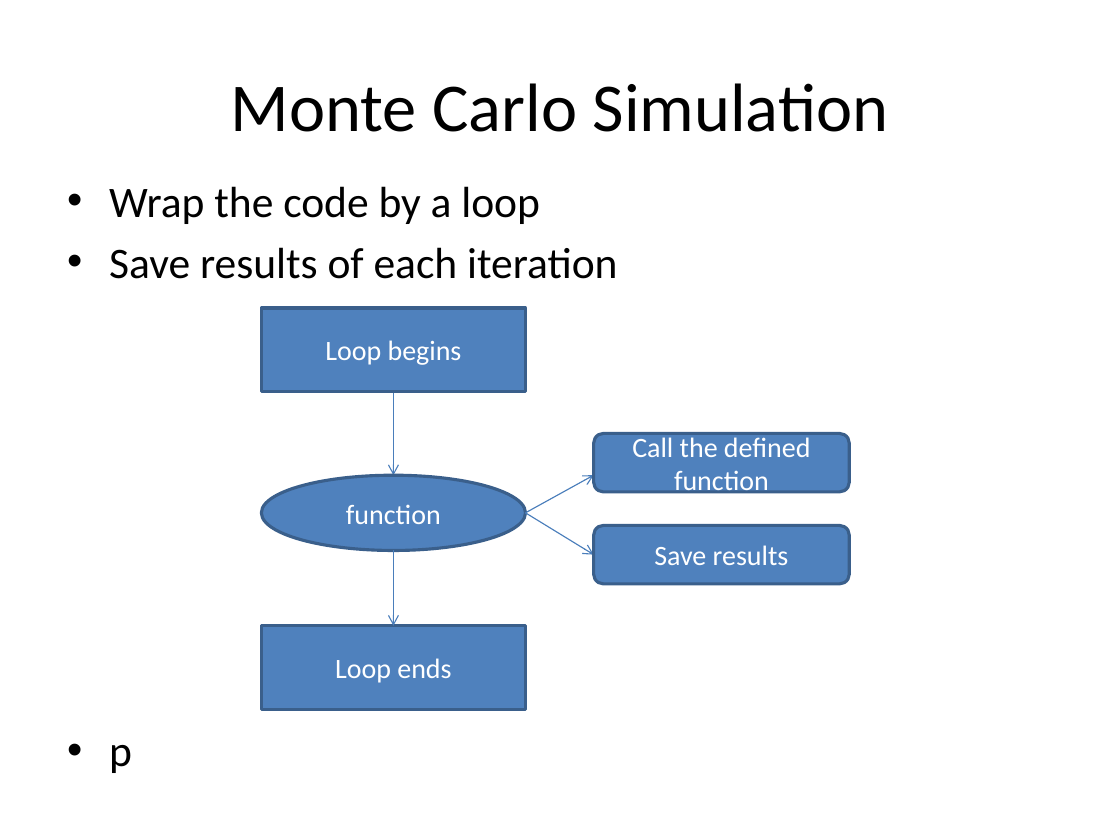
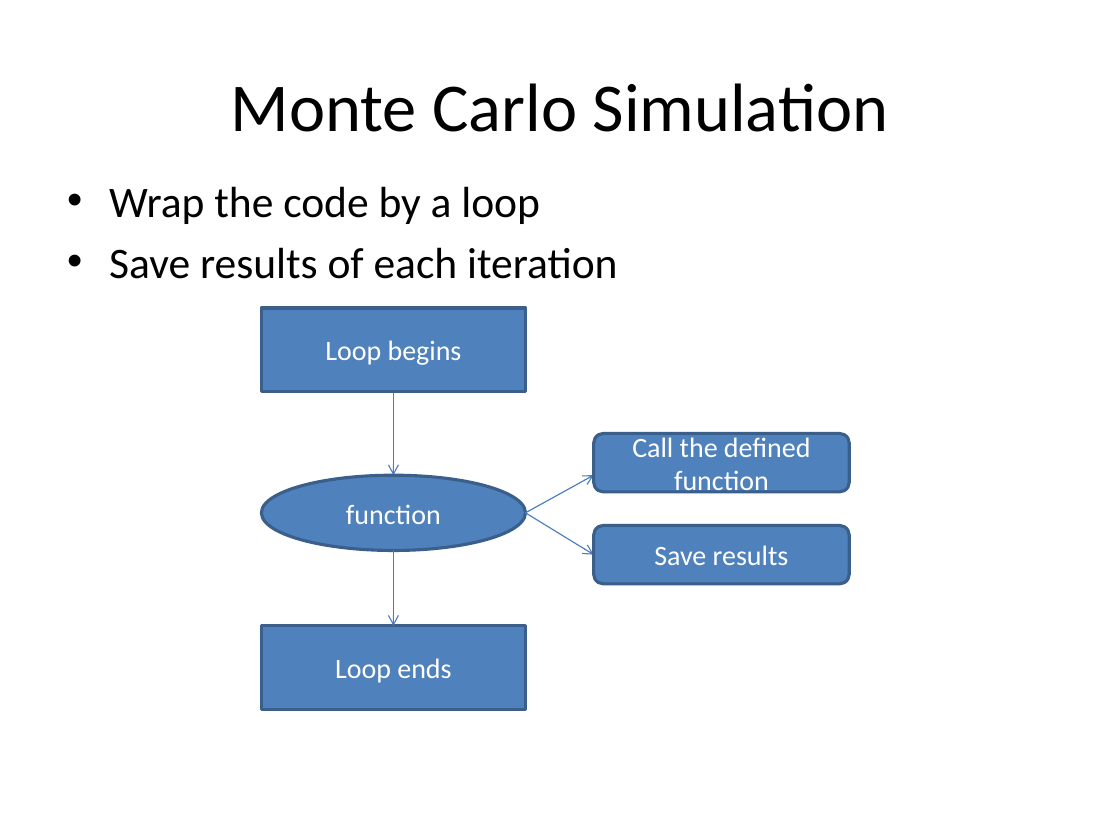
Before and after one commit to puruckertom/esa_python, a slide deck: slide 8 of esa_python_block11_popmodels.pptx. Drawn at 1120x840 pixels with LibreOffice and Linux fonts; fonts in the diff are those of the drawing. Boxes give left, top, right and bottom in pixels: in the first picture for what was removed or moved away, otherwise in the second. Text is boxed around its words. In the diff, an @@ line names an element or a change of style, - is before the commit and + after.

```diff
--- a/esa_python_block11_popmodels.pptx
+++ b/esa_python_block11_popmodels.pptx
@@ text at bbox=[109, 745, 132, 773]: paragraph removed @@
-• p
```
Also in this commit, not shown: 2 other slides changed, 5 other files.
